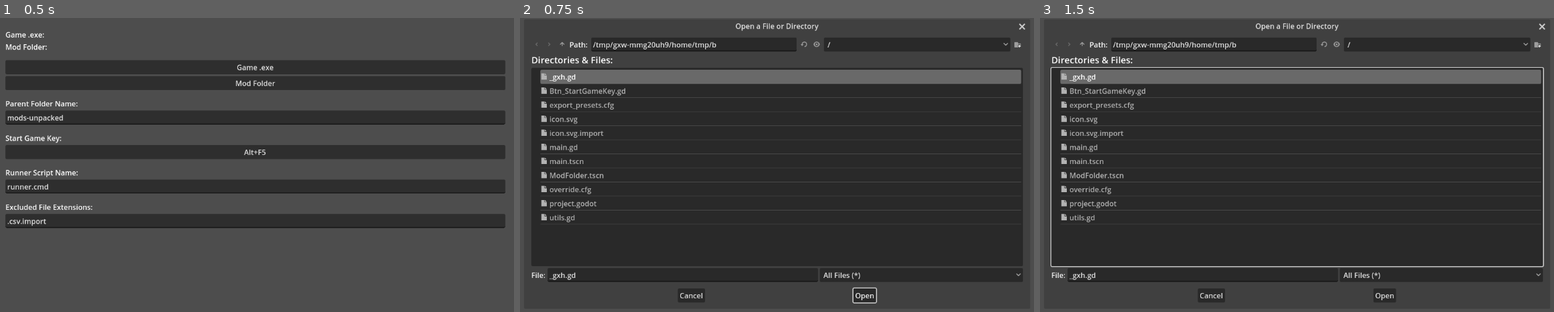
Above: before the commit, frames 1-3 (left to right).
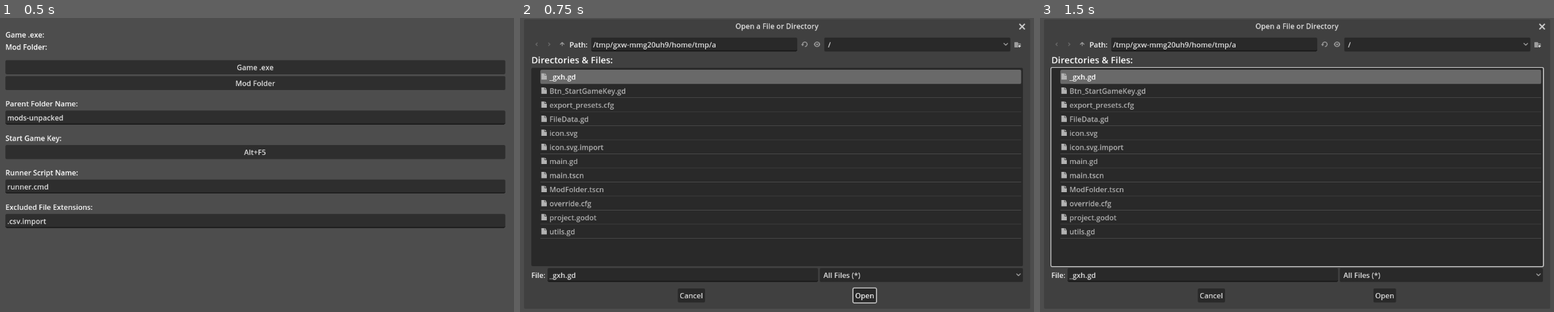
Above: after the commit, the same moments.

Repository: GodotModding/godot-mod-tool
Game: Godot game, scene res://main.tscn
Same seed, same stepped clock (60 frames per second), same inputs: the game is played once before the commit and once after it.
Inputs:
- Up to frame 1 (0.5 s): no input
- Up to frame 2 (0.75 s): click "Game .exe" at 0.5 s
- Up to frame 3 (1.5 s): click "Mod Folder" at 1.25 s

Frame 1 is identical in both runs. In frame 2, 1.0% of the frame differs, in the area x 3-98%, y 8-76%; in frame 3, 1.0%.

Commit message:
✔ v.0.3.0 - Import Files / Mod Parent Folder / rewrites

Diff:
--- /dev/null
+++ b/FileData.gd
@@ -0,0 +1,9 @@
+extends Resource
+class_name FileData
+
+var src: String
+var dst: String
+
+func add_data(new_src, new_dst):
+	src = new_src
+	dst = new_dst
--- a/main.gd
+++ b/main.gd
@@ -4,16 +4,19 @@
 
 var data = {
 	'runner_script_name': 'runner.cmd',
-	'game_folder': '',
-	'game_exe': '',
-	'game_mod_folder': 'mods',
-	'mod_parent_folder': 'mods-unpacked',
-	'mod_folder': '',
+	'game_folder_path': '',
+	'game_exe_path': '',
+	'game_mod_folder_name': 'mods',
+	'mod_parent_folder_name': 'mods-unpacked',
+	'project_folder_path': '',
+	'mod_folder_path': '',
 	'mod_folder_name': '',
 	'excluded_file_extensions': ['.csv.import']
 }
 
-var mod_file_paths = []
+# array of file_data's
+var mod_file_paths: Array[FileData] = []
+
 var current_dialog : String
 
 @onready var file_dialog = $MarginContainer/FileDialog
@@ -39,79 +42,127 @@
 	if(!check_paths()):
 		return
 
-	mod_file_paths = Utils.get_flat_view_dict(data.mod_folder)
-	remap_imports()
-	zip_folder()
-	OS.shell_open(str(data.game_folder, '/', data.runner_script_name))
+	# Get all mod file src paths
+	var mod_file_src_paths = Utils.get_flat_view_dict(data.mod_folder_path)
+
+	for mod_file_src_path in mod_file_src_paths:
+
+		# handle excluded file extension
+		if(Utils.is_file_extension(mod_file_src_path, data.excluded_file_extensions)):
+			# skip if file extension is excluded
+			continue
+
+		# add mod files src and dst paths to mod_file_paths
+		handle_mod_files(mod_file_src_path)
+
+		# add imported files src and dst paths to mod_file_paths
+		if mod_file_src_path.get_extension() == "import" && Utils.is_file_there(mod_file_src_path):
+			handle_import_files(mod_file_src_path)
+
+	# Create the zip file
+	var zip_file_dst_path = str(data.game_folder_path, '/', data.game_mod_folder_name, '/', data.mod_folder_name, '.zip')
+	zip_folder(zip_file_dst_path, mod_file_paths)
+
+	# Start the game with the specified runner script ( can also just be the game .exe )
+	OS.shell_open(str(data.game_folder_path, '/', data.runner_script_name))
 
 func check_paths():
 	# Game Folder selected
-	if(data.game_folder == ''):
+	if(data.game_folder_path == ''):
 		show_error_message("Game Folder not defined - click the \"Game .exe\" Button.")
 		return false
 	# Mod Folder selected
-	elif(data.mod_folder == ''):
+	elif(data.mod_folder_path == ''):
 		show_error_message("Mod Folder not defined - click the \"Mod Folder\" Button.")
 		return false
 	# Dev Mod Folder
-	elif(!Utils.is_dir_there(data.mod_folder)):
+	elif(!Utils.is_dir_there(data.mod_folder_path)):
 		show_error_message("Mod Folder not found")
 		return false
 	# Game Mod Folder
-	elif(!Utils.is_dir_there(data.game_folder.path_join(data.game_mod_folder))):
+	elif(!Utils.is_dir_there(data.game_folder_path.path_join(data.game_mod_folder_name))):
 		show_error_message("Mod Folder in Game Directory not found")
 		return false
 	# Runner Script
-	elif(!Utils.is_file_there(data.game_folder.path_join(data.runner_script_name))):
+	elif(!Utils.is_file_there(data.game_folder_path.path_join(data.runner_script_name))):
 		show_error_message("Runner Script in Game Directory not found")
 		return false
 	else:
 		return true
 
-
-
-
-# TODO: Tag remapped files - or check in some way if there is a need to run this again.
-func remap_imports():
-	# Find all .import files
-	for file_path in mod_file_paths:
-		if file_path.get_extension() == "import":
-			# Open file
-			var text = Utils.file_get_as_text(file_path)
-
-			# Get the path to the imported file
-			var path_imported_file_regex_results = Utils.get_regex_results(text, "res\\:\\/\\/\\.import.+?(?=\\\")")
-			var path_imported_file
-			if(path_imported_file_regex_results.size() > 0):
-				path_imported_file = path_imported_file_regex_results[0]
-				path_imported_file = str(data.mod_folder.replace(data.mod_folder_name, ''), path_imported_file.replace('res://', ''))
-			else:
-				continue
-
-			var path_mod_import_folder = str(data.mod_folder,"/_import")
-
-			# Check if the _import folder doesn't exist
-			if(!Utils.is_dir_there(path_mod_import_folder)):
-				# Creat the _import folder
-				DirAccess.make_dir_absolute(path_mod_import_folder)
-
-			# Copy the imported file from .import into the mods _import folder
-			Utils.file_copy(path_imported_file, path_mod_import_folder)
-
-			# Change the "path" to point to the mod _import folder
-			text = text.replace(".import", str(data.mod_folder_name, "/_import"))
-			# Save the .import file
-			Utils.file_save_as_text(text, file_path)
-
-func zip_folder():
-	# Create zip folder - in game mod folder - from source mod folder
-	var game_mod_folder_path = data.game_folder.path_join(data.game_mod_folder).path_join(str(data.mod_folder_name,".zip"))
-	Utils.zip_files(mod_file_paths, data.mod_parent_folder, game_mod_folder_path, data.excluded_file_extensions)
-
+func handle_mod_files(mod_file_src_path):
+	var file_data = FileData.new()
+
+	# Get mod file destination path - the dst path is local to the zip file
+	# Mod file src path example:
+	# C:\Godot_Project_Folder\mod_parent_folder\ModAuthor-ModName\ModMain.gd
+	# Mod file dst path example:
+	# \mod_parent_folder\ModAuthor-ModName\ModMain.gd
+
+	# ['C:\Godot_Project_Folder\mod_parent_folder\', '\ModMain.gd']
+	var mod_file_src_path_split = mod_file_src_path.split(data.mod_folder_name)
+	# \ModMain.gd
+	var mod_folder_local_path = mod_file_src_path_split[1]
+	# \mod_parent_folder\ModAuthor-ModName\ModMain.gd
+	var mod_file_dst_path = str(data.mod_parent_folder_name, '/', data.mod_folder_name, mod_folder_local_path)
+
+	file_data.add_data(mod_file_src_path, mod_file_dst_path)
+
+	mod_file_paths.append(file_data)
+
+
+func handle_import_files(import_file_src_path):
+	var file_data = FileData.new()
+
+	# Open file
+	var text = Utils.file_get_as_text(import_file_src_path)
+
+	# Get the path to the imported file
+	var path_imported_file_regex_results = Utils.get_regex_results(text, "res\\:\\/\\/\\.import.+?(?=\\\")")
+	if(path_imported_file_regex_results.size() == 0):
+		print("ERROR: No path found inside .import file!")
+		return
+
+	# Grab the first path to the imported file
+	# Imported file example path:
+	# res://.import/ImportedPNG.png-eddc81c8e2d2fc90950be5862656c2b5.stex
+	var imported_file_src_path_local = path_imported_file_regex_results[0]
+	# remove the res://
+	imported_file_src_path_local = imported_file_src_path_local.replace('res://', '')
+	# Globalize the path:
+	# C:\Path\to\GodotProject\.import\ImportedPNG.png-eddc81c8e2d2fc90950be5862656c2b5.stex
+	var imported_file_src_path = str(data.project_folder_path, imported_file_src_path_local)
+
+	# Get the imported file dst file - the dst path is local to the zip file
+	# Imported file dst path example:
+	# \.import\ImportedPNG.png-eddc81c8e2d2fc90950be5862656c2b5.stex
+
+	# ['C:\Path\to\GodotProject\', '\ImportedPNG.png-eddc81c8e2d2fc90950be5862656c2b5.stex']
+	var imported_file_src_path_split = imported_file_src_path.split('.import')
+	var imported_file_local_path = imported_file_src_path_split[1]
+
+	var imported_file_dst_path = str('.import', imported_file_local_path)
+
+	file_data.add_data(imported_file_src_path, imported_file_dst_path)
+
+	mod_file_paths.append(file_data)
+
+# Creates the zip folder at zip_file_dst_path and adds all mod_files
+# zip_file_dst_path example:
+# C:\Path\to\Game\mods\ModAuthor-ModName.zip
+func zip_folder(zip_file_dst_path:String, mod_file_paths:Array[FileData]):
+	# Create zip writer
+	var writer = Utils.create_writer(zip_file_dst_path)
+	# Add each mod_file to the zip
+	for mod_file_path in mod_file_paths:
+		Utils.zip(writer, mod_file_path.src, mod_file_path.dst)
+
+	# Close zip writer
+	Utils.close_writer(writer)
 
 func update_UI():
-	current_game_exe.text = str("Game .exe: ", data.game_exe)
-	current_mod_folder.text = str("Mod Folder: ", data.mod_folder)
+	current_game_exe.text = str("Game .exe: ", data.game_exe_path)
+	current_mod_folder.text = str("Mod Folder: ", data.mod_folder_path)
 	line_edit.text = data.runner_script_name
 	hide_error_message()
 
@@ -119,27 +170,34 @@
 
 
 func _on_btn_game_folder_pressed():
-	if(data.game_folder != ''):
-		file_dialog.current_dir = data.game_folder
+	if(data.game_folder_path != ''):
+		file_dialog.current_dir = data.game_folder_path
 	file_dialog.show()
 	current_dialog = 'game'
 
 func _on_btn_mod_folder_pressed():
-	if(data.mod_folder != ''):
-		file_dialog.current_dir = data.mod_folder
+	if(data.mod_folder_path != ''):
+		file_dialog.current_dir = data.mod_folder_path
 	file_dialog.show()
 	current_dialog = 'mod'
 
 func handle_file_dialog(dir):
 	if(current_dialog == 'game'):
-		data.game_exe = dir
-		data.game_folder = dir.get_base_dir()
+		data.game_exe_path = dir
+		data.game_folder_path = dir.get_base_dir()
 		current_game_exe.text = str("Game .exe: ", dir)
 	elif(current_dialog == 'mod'):
-		data.mod_folder = dir
+		data.mod_folder_path = dir
 		var mod_folder_split = dir.split("/")
 		data.mod_folder_name = mod_folder_split[mod_folder_split.size() - 1]
 		current_mod_folder.text = str("Mod Folder: ", dir)
+		# TODO: Can be an issue if there is no mod parent folder,
+		# in that case the parent folder is probably the project folder.
+		# And if the Mod folder is inside a subfolder this also doesn't work.
+		# TLDR: This will only work with this very specific file structure
+		# godot_project_folder/mod_parent_folder/mod_folder/
+		# Just adding another button to select The Godot Project folder is probably a better idea.
+		data.project_folder_path = dir.get_slice(data.mod_parent_folder_name, 0)
 
 func show_error_message(message: String):
 	print(str("ERROR: ", message))
@@ -161,8 +219,7 @@
 	data.excluded_file_extensions = Utils.get_entries(new_text)
 
 func _on_line_edit_parent_folder_name_text_changed(new_text):
-	data.mod_parent_folder = new_text
-	print(data.mod_parent_folder)
+	data.mod_parent_folder_name = new_text
 
 func _notification(what):
 	if(what == NOTIFICATION_WM_CLOSE_REQUEST):
--- a/project.godot
+++ b/project.godot
@@ -7,6 +7,16 @@
 ;   param=value ; assign values to parameters
 
 config_version=5
+
+_global_script_classes=[{
+"base": "Resource",
+"class": &"FileData",
+"language": &"GDScript",
+"path": "res://FileData.gd"
+}]
+_global_script_class_icons={
+"FileData": ""
+}
 
 [application]
 
--- a/utils.gd
+++ b/utils.gd
@@ -1,15 +1,4 @@
 extends Node
-
-func zip_folder(src_path, dst_path, extensions_excluded):
-	var writer = create_writer(dst_path)
-	zip(writer, src_path, dst_path, extensions_excluded)
-	close_writer(writer)
-
-func zip_files(file_paths, mod_parent_folder, dst_path, extensions_excluded):
-	var writer = create_writer(dst_path)
-	for file_path in file_paths:
-		zip(writer, file_path, mod_parent_folder, dst_path, extensions_excluded)
-	close_writer(writer)
 
 func create_writer(dst_path):
 	var writer := ZIPPacker.new()
@@ -20,20 +9,12 @@
 func close_writer(writer):
 	return writer.close()
 
-func zip(writer, src_path, mod_parent_folder, dst_path, extensions_excluded = []):
-	var zip_name = dst_path.get_file().get_slice('.', 0)
-	var src_path_split = src_path.split(zip_name, true, 1)
-	var zip_path = str(mod_parent_folder, '/', zip_name, src_path_split[1])
-
-	# check for excluded extensions
-	if(is_file_extension(src_path, extensions_excluded)):
-		return
-
+func zip(writer, src_path, dst_path):
 	var file = FileAccess.open(src_path, FileAccess.READ)
 	var file_length = file.get_length()
 	var file_content = file.get_buffer(file_length)
 
-	writer.start_file(zip_path) # path inside the zip file
+	writer.start_file(dst_path) # path inside the zip file
 	writer.write_file(file_content)
 	writer.close_file()
 
